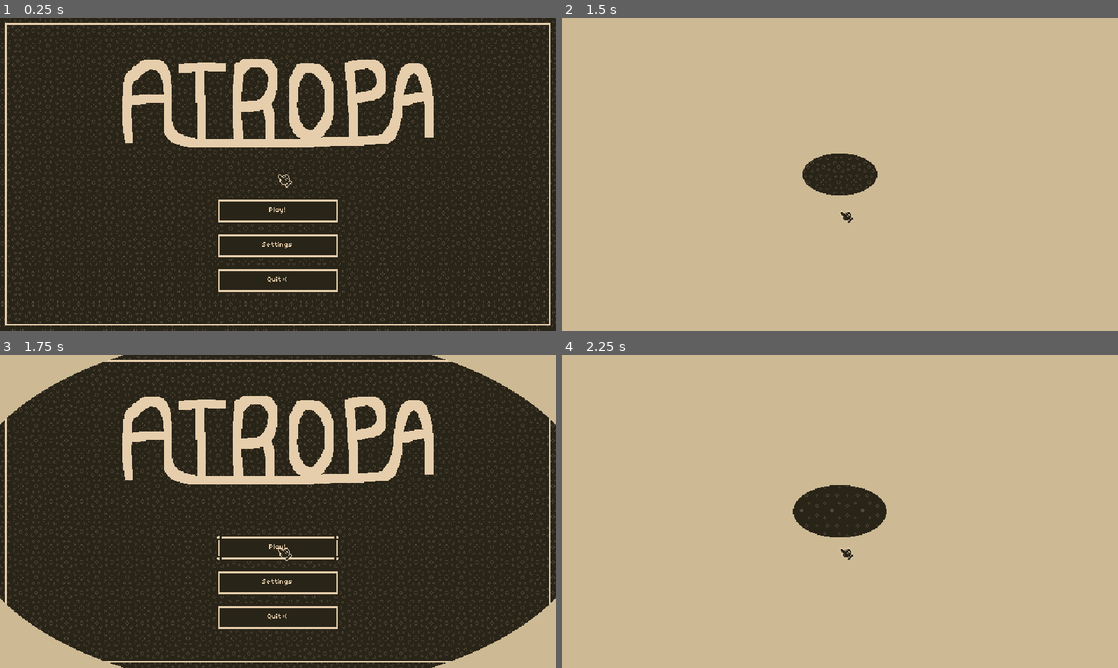
Above: before the commit, frames 1-4 (two rows, left to right).
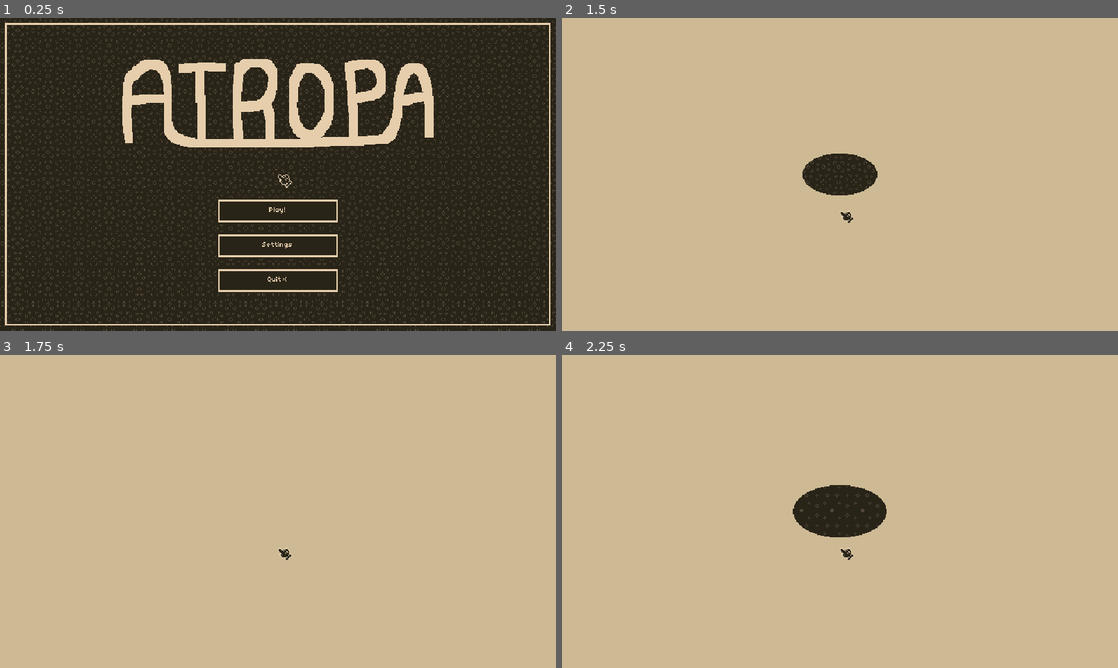
Above: after the commit, the same moments.

Repository: AdamRusv/poison-game
Game: Godot game, scene res://1_Scenes/0_Screens/title.tscn
The game is run twice, just before and just after one commit, with the same random seed, the same clock (stepped at 60 frames per second) and the same inputs.
Inputs (mouse positions are in pixels of both pictures, inside the frame that each line leads up to):
- Up to frame 1 (0.25 s): no input
- Up to frame 2 (1.5 s): click (840, 212) at 0.5 s; click (840, 212) at 1.25 s
- Up to frame 3 (1.75 s): no input
- Up to frame 4 (2.25 s): click (840, 549) at 2 s

Frames 1-2 are identical in both runs. In frame 3, 92% of the frame differs, in the area x 0-100%, y 0-100%; in frame 4, nothing differs.

Commit message:
playtest version

Diff:
--- a/1_Scenes/1_Objects/opponent dialogue bubble.tscn
+++ b/1_Scenes/1_Objects/opponent dialogue bubble.tscn
@@ -4,12 +4,13 @@
 [ext_resource type="Texture2D" uid="uid://ewtkf8nl0qkn" path="res://0_Art/2_PNGs/dialogue bubble.png" id="2_dovws"]
 [ext_resource type="Theme" uid="uid://bhvewryp1cmbt" path="res://6_Other/description font.tres" id="3_b18gr"]
 
-[node name="opponent dialogue bubble" type="MarginContainer" unique_id=1645530191 node_paths=PackedStringArray("visualHolder", "texture", "dialogueLabel")]
+[node name="opponent dialogue bubble" type="MarginContainer" unique_id=1645530191 node_paths=PackedStringArray("visualHolder", "texture", "labelHolder", "dialogueLabel")]
 offset_right = 78.0
 offset_bottom = 16.0
 script = ExtResource("1_61cyn")
 visualHolder = NodePath("visual holder")
 texture = NodePath("visual holder/NinePatchRect")
+labelHolder = NodePath("visual holder/MarginContainer")
 dialogueLabel = NodePath("visual holder/MarginContainer/dialogue label")
 
 [node name="visual holder" type="MarginContainer" parent="." unique_id=1138734156]
@@ -40,7 +41,7 @@
 custom_maximum_size = Vector2(111, -1)
 layout_mode = 2
 theme = ExtResource("3_b18gr")
-text = "?????????????????"
+text = "????????????????????????"
 fit_content = true
 scroll_active = false
 visible_characters_behavior = 1
--- a/2_Scripts/2_Independent/dialogue bubble.gd
+++ b/2_Scripts/2_Independent/dialogue bubble.gd
@@ -5,18 +5,20 @@
 @export_category("References")
 @export var visualHolder : Control
 @export var texture : NinePatchRect
+@export var labelHolder : MarginContainer
 @export var dialogueLabel : RichTextLabel
 
 var speaker : Dialogue.Speaker = Dialogue.Speaker.opponent
 
 var dialogueSize : Vector2 = Vector2.ZERO
 
+
 func _set_length_size():
 	dialogueSize = visualHolder.size
 	visualHolder.custom_minimum_size.y = dialogueSize.y
 
 func _hide_label():
-	dialogueLabel.visible_ratio = 0
+	dialogueLabel.visible_characters = 0
 	dialogueLabel.visible = false
 
 func _show_label():
--- a/2_Scripts/2_Independent/title manager.gd
+++ b/2_Scripts/2_Independent/title manager.gd
@@ -15,7 +15,11 @@
 #- - - - - -
 var gameplayScenePath : String = "res://1_Scenes/0_Screens/gameplay.tscn"
 
+var playTriggered : bool = false
 func _play():
+	if playTriggered == true:
+		return
+	playTriggered = true
 	await get_tree().create_timer(0.3).timeout
 
 	var gameplaySceneInstance : PackedScene = load(gameplayScenePath)
--- a/2_Scripts/2_Independent/travel manager.gd
+++ b/2_Scripts/2_Independent/travel manager.gd
@@ -5,6 +5,8 @@
 @export_category("References")
 @export var gameplayManager : GameplayManager
 @export var travelTexture : TextureRect
+
+var travelTriggered : bool = false
 
 func _ready() -> void:
 	super._ready()
@@ -16,6 +18,9 @@
 	gameplayManager.playerDied.connect(_show)
 
 func _go_to_next_encounter():
+	if travelTriggered == true:
+		return
+	travelTriggered = true
 	await get_tree().create_timer(0.6).timeout
 	if gameplayManager.playerIsDead == true:
 		gameplayManager.restartEncounter.emit()
--- a/5_Resources/0_Papers/1_Character Sheets/0_Tutorial Region/encounters/one.tres
+++ b/5_Resources/0_Papers/1_Character Sheets/0_Tutorial Region/encounters/one.tres
@@ -5,31 +5,39 @@
 [ext_resource type="Script" uid="uid://fn2tb2dtu6fj" path="res://2_Scripts/3_Dependent/0_Dialogue/dialogue.gd" id="2_xvvbx"]
 [ext_resource type="Script" uid="uid://qr661epbiujn" path="res://2_Scripts/3_Dependent/0_Dialogue/dialogue tree.gd" id="3_312to"]
 
-[sub_resource type="Resource" id="Resource_xvvbx"]
+[sub_resource type="Resource" id="Resource_61cyn"]
 script = ExtResource("2_xvvbx")
-speaker = 1
-dialogue = "blah"
+dialogue = "Good job at winning against Lillia"
 metadata/_custom_type_script = "uid://fn2tb2dtu6fj"
 
-[sub_resource type="Resource" id="Resource_433kl"]
+[sub_resource type="Resource" id="Resource_griqq"]
 script = ExtResource("2_xvvbx")
-dialogue = "blah blah"
+dialogue = "Now that you know how to use the Poison, I will teach you how to use the Trait Sheet"
 metadata/_custom_type_script = "uid://fn2tb2dtu6fj"
 
-[sub_resource type="Resource" id="Resource_312to"]
+[sub_resource type="Resource" id="Resource_kd850"]
 script = ExtResource("2_xvvbx")
-dialogue = "blah blah blah blah blah blah blah"
+dialogue = "Take a look at the Papers in front of you"
 metadata/_custom_type_script = "uid://fn2tb2dtu6fj"
 
-[sub_resource type="Resource" id="Resource_l4ijl"]
+[sub_resource type="Resource" id="Resource_dv0cg"]
 script = ExtResource("2_xvvbx")
-speaker = 1
-dialogue = "blah blah blah"
+dialogue = "By connecting the dots from my Character Sheet to the Trait Sheet..."
+metadata/_custom_type_script = "uid://fn2tb2dtu6fj"
+
+[sub_resource type="Resource" id="Resource_8lyae"]
+script = ExtResource("2_xvvbx")
+dialogue = "You should be able to figure out which cup to place the Poison in"
+metadata/_custom_type_script = "uid://fn2tb2dtu6fj"
+
+[sub_resource type="Resource" id="Resource_c32j1"]
+script = ExtResource("2_xvvbx")
+dialogue = "Good luck!"
 metadata/_custom_type_script = "uid://fn2tb2dtu6fj"
 
 [sub_resource type="Resource" id="Resource_atuju"]
 script = ExtResource("1_433kl")
-dialogue = Array[ExtResource("2_xvvbx")]([SubResource("Resource_xvvbx"), SubResource("Resource_433kl"), SubResource("Resource_312to"), SubResource("Resource_l4ijl")])
+dialogue = Array[ExtResource("2_xvvbx")]([SubResource("Resource_61cyn"), SubResource("Resource_griqq"), SubResource("Resource_kd850"), SubResource("Resource_dv0cg"), SubResource("Resource_8lyae"), SubResource("Resource_c32j1")])
 metadata/_custom_type_script = "uid://e0ujmn3oiqx0"
 
 [sub_resource type="Resource" id="Resource_ebxdl"]
--- a/5_Resources/0_Papers/1_Character Sheets/0_Tutorial Region/encounters/three.tres
+++ b/5_Resources/0_Papers/1_Character Sheets/0_Tutorial Region/encounters/three.tres
@@ -7,13 +7,32 @@
 
 [sub_resource type="Resource" id="Resource_lpmyb"]
 script = ExtResource("2_vfyv6")
-speaker = 1
-dialogue = "boop"
+dialogue = "Now that you know the basics"
+metadata/_custom_type_script = "uid://fn2tb2dtu6fj"
+
+[sub_resource type="Resource" id="Resource_0wp8x"]
+script = ExtResource("2_vfyv6")
+dialogue = "It's time for you to have your first challenge!"
+metadata/_custom_type_script = "uid://fn2tb2dtu6fj"
+
+[sub_resource type="Resource" id="Resource_vfyv6"]
+script = ExtResource("2_vfyv6")
+dialogue = "Same Papers as before, but now there are two Character Entries instead of just one"
+metadata/_custom_type_script = "uid://fn2tb2dtu6fj"
+
+[sub_resource type="Resource" id="Resource_yqjtl"]
+script = ExtResource("2_vfyv6")
+dialogue = "The Trait Sheet also grew and now has four Traits listed"
+metadata/_custom_type_script = "uid://fn2tb2dtu6fj"
+
+[sub_resource type="Resource" id="Resource_dgkr3"]
+script = ExtResource("2_vfyv6")
+dialogue = "You got this! I believe in you!"
 metadata/_custom_type_script = "uid://fn2tb2dtu6fj"
 
 [sub_resource type="Resource" id="Resource_hi1fs"]
 script = ExtResource("1_lpmyb")
-dialogue = Array[ExtResource("2_vfyv6")]([SubResource("Resource_lpmyb")])
+dialogue = Array[ExtResource("2_vfyv6")]([SubResource("Resource_lpmyb"), SubResource("Resource_0wp8x"), SubResource("Resource_vfyv6"), SubResource("Resource_yqjtl"), SubResource("Resource_dgkr3")])
 metadata/_custom_type_script = "uid://e0ujmn3oiqx0"
 
 [sub_resource type="Resource" id="Resource_n6jon"]
--- a/5_Resources/0_Papers/1_Character Sheets/0_Tutorial Region/encounters/two.tres
+++ b/5_Resources/0_Papers/1_Character Sheets/0_Tutorial Region/encounters/two.tres
@@ -5,24 +5,60 @@
 [ext_resource type="Script" uid="uid://fn2tb2dtu6fj" path="res://2_Scripts/3_Dependent/0_Dialogue/dialogue.gd" id="2_kd850"]
 [ext_resource type="Script" uid="uid://qr661epbiujn" path="res://2_Scripts/3_Dependent/0_Dialogue/dialogue tree.gd" id="3_dv0cg"]
 
-[sub_resource type="Resource" id="Resource_griqq"]
+[sub_resource type="Resource" id="Resource_dovws"]
 script = ExtResource("2_kd850")
-dialogue = "Blah"
+speaker = 1
+dialogue = "Greetings!"
 metadata/_custom_type_script = "uid://fn2tb2dtu6fj"
 
-[sub_resource type="Resource" id="Resource_qvfsd"]
+[sub_resource type="Resource" id="Resource_b18gr"]
 script = ExtResource("2_kd850")
-dialogue = "khgc"
+dialogue = "Hello there!"
 metadata/_custom_type_script = "uid://fn2tb2dtu6fj"
 
-[sub_resource type="Resource" id="Resource_f25dy"]
+[sub_resource type="Resource" id="Resource_rcssk"]
+script = ExtResource("2_kd850")
+dialogue = "We are now going to get into the \"meat\" of The Game"
+metadata/_custom_type_script = "uid://fn2tb2dtu6fj"
+
+[sub_resource type="Resource" id="Resource_qby0y"]
+script = ExtResource("2_kd850")
+dialogue = "Against Poppy, you only had two Papers"
+metadata/_custom_type_script = "uid://fn2tb2dtu6fj"
+
+[sub_resource type="Resource" id="Resource_3grnw"]
+script = ExtResource("2_kd850")
+dialogue = "Now, you have a third Paper called the Atlas"
+metadata/_custom_type_script = "uid://fn2tb2dtu6fj"
+
+[sub_resource type="Resource" id="Resource_vs7tn"]
+script = ExtResource("2_kd850")
+dialogue = "Instead of connecting the Character Entries from the Character Sheet straight to the Trait Sheet..."
+metadata/_custom_type_script = "uid://fn2tb2dtu6fj"
+
+[sub_resource type="Resource" id="Resource_ngc2l"]
+script = ExtResource("2_kd850")
+dialogue = "You now connect the Entry from the Character Sheet to the Atlas"
+metadata/_custom_type_script = "uid://fn2tb2dtu6fj"
+
+[sub_resource type="Resource" id="Resource_nvvxi"]
+script = ExtResource("2_kd850")
+dialogue = "Think of the Atlas being the middleman between them"
+metadata/_custom_type_script = "uid://fn2tb2dtu6fj"
+
+[sub_resource type="Resource" id="Resource_s4fd8"]
+script = ExtResource("2_kd850")
+dialogue = "Good luck!"
+metadata/_custom_type_script = "uid://fn2tb2dtu6fj"
+
+[sub_resource type="Resource" id="Resource_61cyn"]
 script = ExtResource("1_griqq")
-dialogue = Array[ExtResource("2_kd850")]([SubResource("Resource_griqq"), SubResource("Resource_qvfsd")])
+dialogue = Array[ExtResource("2_kd850")]([SubResource("Resource_dovws"), SubResource("Resource_b18gr"), SubResource("Resource_rcssk"), SubResource("Resource_qby0y"), SubResource("Resource_3grnw"), SubResource("Resource_vs7tn"), SubResource("Resource_ngc2l"), SubResource("Resource_nvvxi"), SubResource("Resource_s4fd8")])
 metadata/_custom_type_script = "uid://e0ujmn3oiqx0"
 
 [sub_resource type="Resource" id="Resource_uflgm"]
 script = ExtResource("3_dv0cg")
-branches = Array[ExtResource("1_griqq")]([SubResource("Resource_f25dy")])
+branches = Array[ExtResource("1_griqq")]([SubResource("Resource_61cyn")])
 metadata/_custom_type_script = "uid://qr661epbiujn"
 
 [resource]
--- a/project.godot
+++ b/project.godot
@@ -10,12 +10,12 @@
 
 [application]
 
-config/name="Poison Game"
-config/description="Using logic, determine whether your opponent is a Fool or a Sage based on their provided Papers"
-config/version="0.00.1"
+config/name="Atropa"
+config/description="Using logic, determine whether your opponent is a Fool or a Sage based on the provided information"
+config/version="0.00.2"
 run/main_scene="uid://ct7jlogagfbah"
 config/use_custom_user_dir=true
-config/custom_user_dir_name="Poison Game"
+config/custom_user_dir_name="Atropa"
 config/features=PackedStringArray("4.7", "Mobile")
 run/max_fps=160
 config/icon="res://0_Art/icon.svg"
Not shown, added: export_presets.cfg
